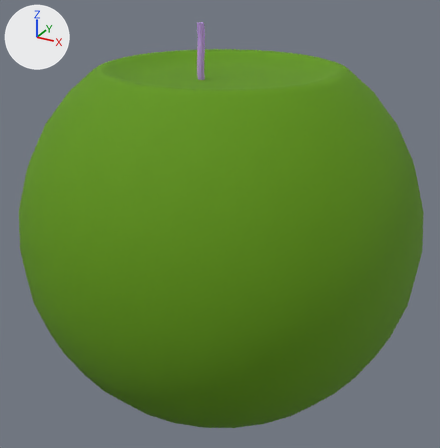
The FBX model Projet-WYE/Assets/Prefabs/NoComplete/Candle_Style2.fbx, before and after one commit.
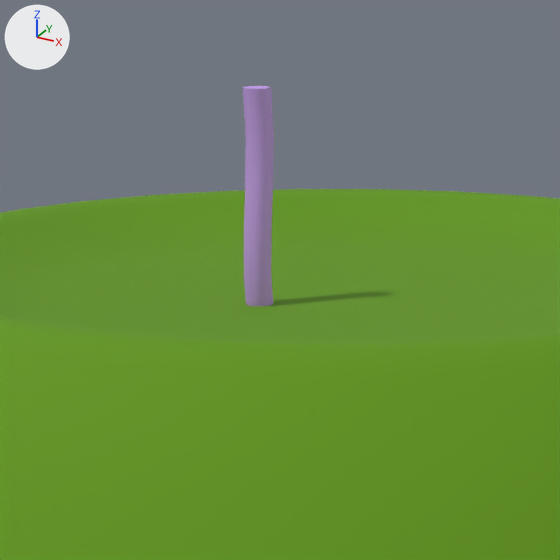
Each version is shown whole from a camera (50 mm lens) standing at (0.01923, -0.03512, 0.02939) and looking at (0.00012, -0.00038, 0.01202), then close up on the part from 30% to 64% of the width and 0% to 33% of the height. The axes (+X, +Y, +Z) are drawn at upper left. The lights are the same throughout. Where no turn or scale is listed for an object, it has been applied to the vertices.

Names of what the first close-up shows: 'Bougie_ronde_neuve'.
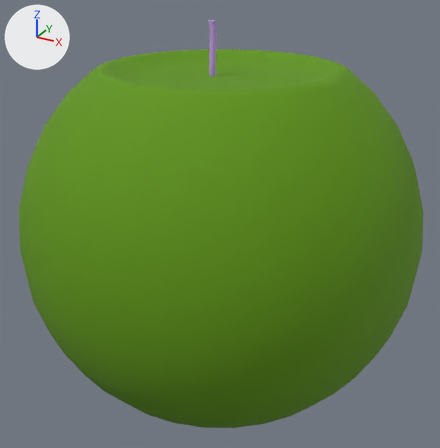
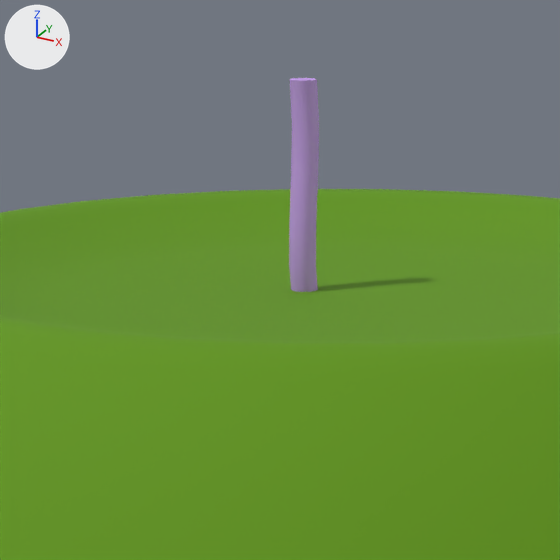
The newer file is also rescaled (x2.596) as a whole; pictures and numbers use the older file's frame.

Location of each change, (x1, y1, x2, y2) in pixels of the close-ups (560 x 560 px; the box of a moved part takes in the faces that stretch with it):
'Bougie_ronde_neuve', reshaped
    before: (0, 86, 560, 560)
    after: (0, 78, 560, 560)
part 1 of me_mesh, moved or reshaped
    before: (243, 86, 274, 306)
    after: (289, 78, 319, 292)

Edits to the bpy script that builds the scene:
```text
Change me_mesh:
    where me_mesh.from_pydata(...)  # 653 vertices, 1289 faces; spans x -0.0138..0.0138, y -0.0138..0.0138, z 0.0001..0.0257
    used by ob_bougie_ronde_neuve; location = (0.0, 0.0, 0.0)
    me_mesh part 1: the loose piece of 77 vertices spanning x -0.0008..-0.0004, y -0.0018..-0.001, z 0.0212..0.0257 is moved by (0.0, 0.0015, 0.0)
```
